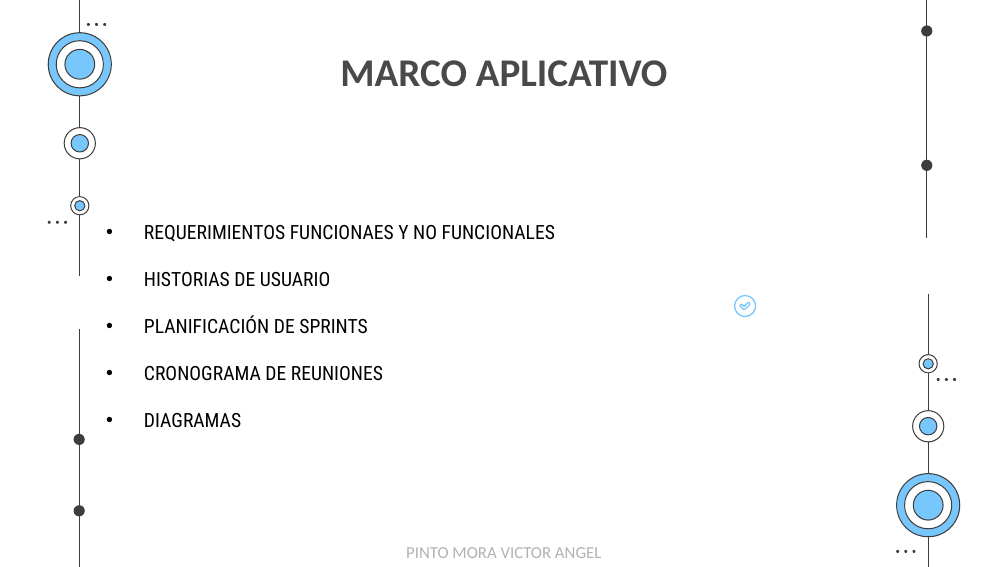
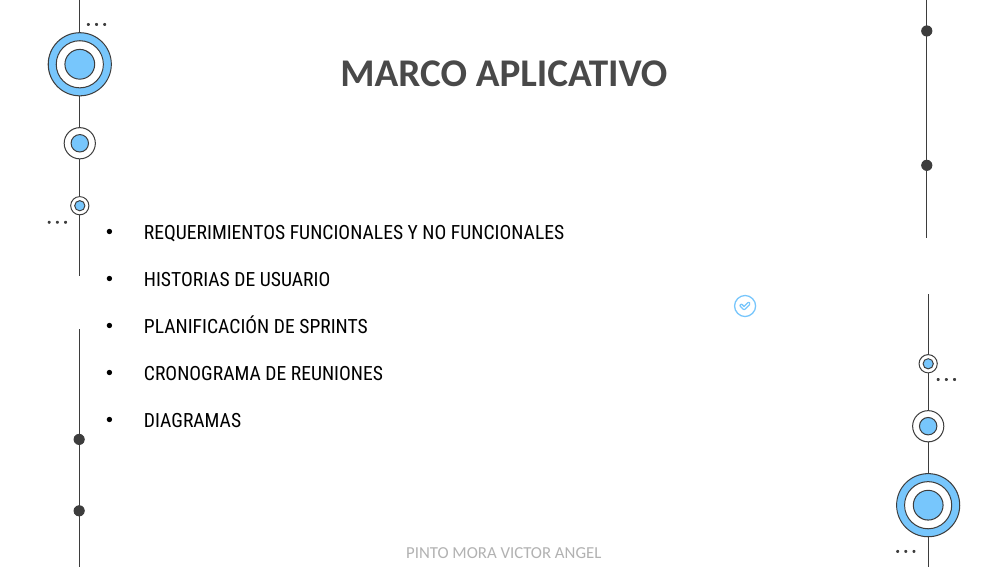
Before and after one commit to EgCooper/Mxt-Technology, a slide deck: slide 24 of Documentacion/Mxt-Technology Presentacion.pptx. Drawn at 1008x567 pixels with LibreOffice and Linux fonts; fonts in the diff are those of the drawing. Boxes give left, top, right and bottom in pixels: in the first picture for what was removed or moved away, otherwise in the second. Text is boxed around its words. In the diff, an @@ line names an element or a change of style, - is before the commit and + after.

```diff
--- a/Documentacion/Mxt-Technology Presentacion.pptx
+++ b/Documentacion/Mxt-Technology Presentacion.pptx
@@ text at (x1=144, y1=225, x2=564, y2=241): text changed @@
-• REQUERIMIENTOS FUNCIONAES Y NO FUNCIONALES
+• REQUERIMIENTOS FUNCIONALES Y NO FUNCIONALES
```
Also in this commit, not shown: 6 other slides changed.
